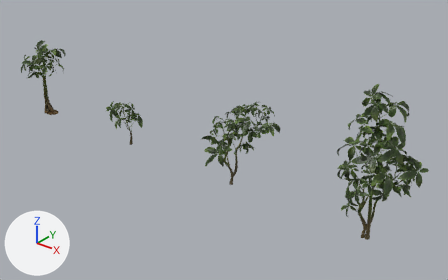
Renders of the glTF model server/public/assets/polyhaven/models/pachira_aquatica_01/pachira_aquatica_01.gltf from each side of a commit.
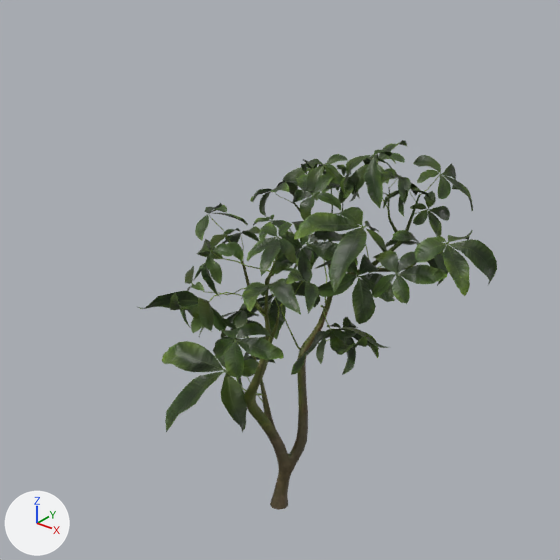
The first picture shows the older version from a 50 mm lens placed at (6.54, -5.86, 4.26), pointed at (1.66, 0.24, 0.48). The close-ups show the older and then the newer version on the part from 37% to 66% of the width and 25% to 70% of the height of that picture. Only the edits that show in the close-ups are written down. The axes (+X, +Y, +Z) are drawn at lower left. The lights are the same throughout. Vertices at exactly the same position are counted once.

In view in the first close-up: 'pachira_aquatica_01_bark_c', 'pachira_aquatica_01_leaves_c'.
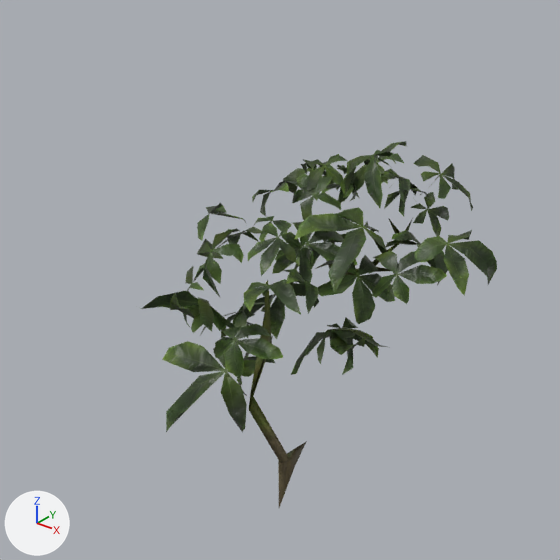
What changed in the scene script:
```text
Change me_circle_001:
    used by ob_pachira_aquatica_01_bark_c; location = (1.979, -0.002, -0.006)
    remove me_circle_001.from_pydata(...)  # 1753 vertices, 3496 faces; spans x -0.223..0.37, y -0.126..0.369, z 0.0..1.001
    add me_circle_001.from_pydata(...)  # 34 vertices, 55 faces; spans x -0.073..0.278, y -0.098..0.356, z 0.0..0.922
    me_circle_001 part 1: 1719 vertices removed from x -0.223..0.37, y -0.126..0.369, z 0.0..1.001
Change me_cylinder_092:
    used by ob_pachira_aquatica_01_leaves_c; location = (1.979, -0.002, -0.006)
    remove me_cylinder_092.from_pydata(...)  # 11084 vertices, 17055 faces; spans x -0.358..0.618, y -0.366..0.557, z 0.255..1.149
    add me_cylinder_092.from_pydata(...)  # 1173 vertices, 1106 faces; spans x -0.356..0.615, y -0.366..0.557, z 0.255..1.149
    me_cylinder_092 part 2: 18 loose pieces with 780 vertices, spanning x -0.28..0.496, y -0.265..0.36, z 0.592..1.063, are deleted
    me_cylinder_092 part 3: 5 vertices moved within x -0.211..0.275, y 0.045..0.361, z 0.545..0.991; 9131 vertices removed from x -0.358..0.618, y -0.361..0.554, z 0.257..1.148
```

Where the change shows, as pixel boxes [x1, y1, x2, y2] in the close-ups (560 x 560 px):
'pachira_aquatica_01_leaves_c', reshaped
    before: [136, 140, 497, 432]
    after: [136, 141, 497, 432]
'pachira_aquatica_01_bark_c', reshaped (8% narrower, 11% shorter)
    before: [242, 186, 420, 510]
    after: [249, 218, 413, 507]
part 1 of me_circle_001, deleted
    before: [242, 186, 420, 510]
part 2 of me_cylinder_092, deleted
    before: [209, 169, 447, 345]
part 3 of me_cylinder_092, cut back
    before: [136, 140, 497, 432]
    after: [243, 184, 437, 313]
